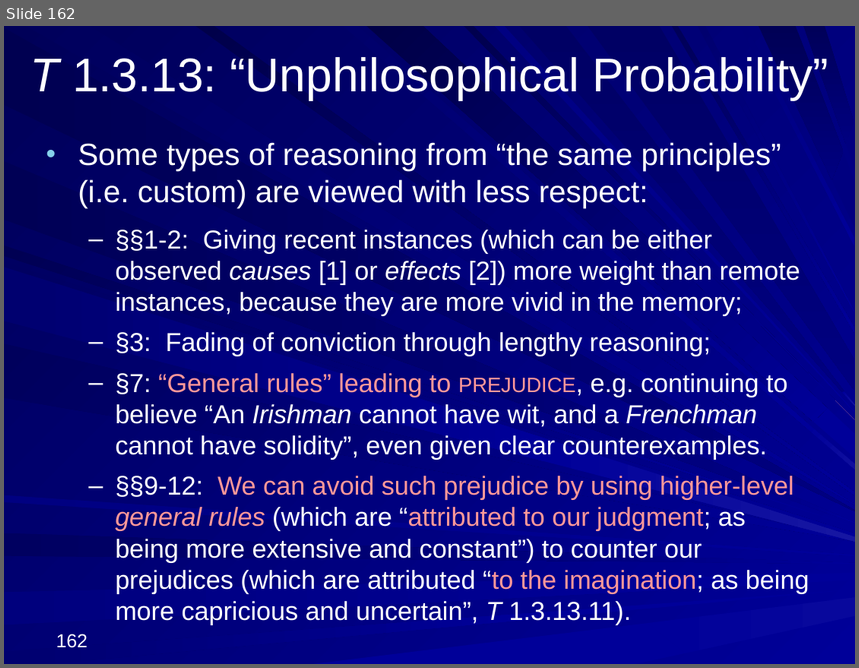
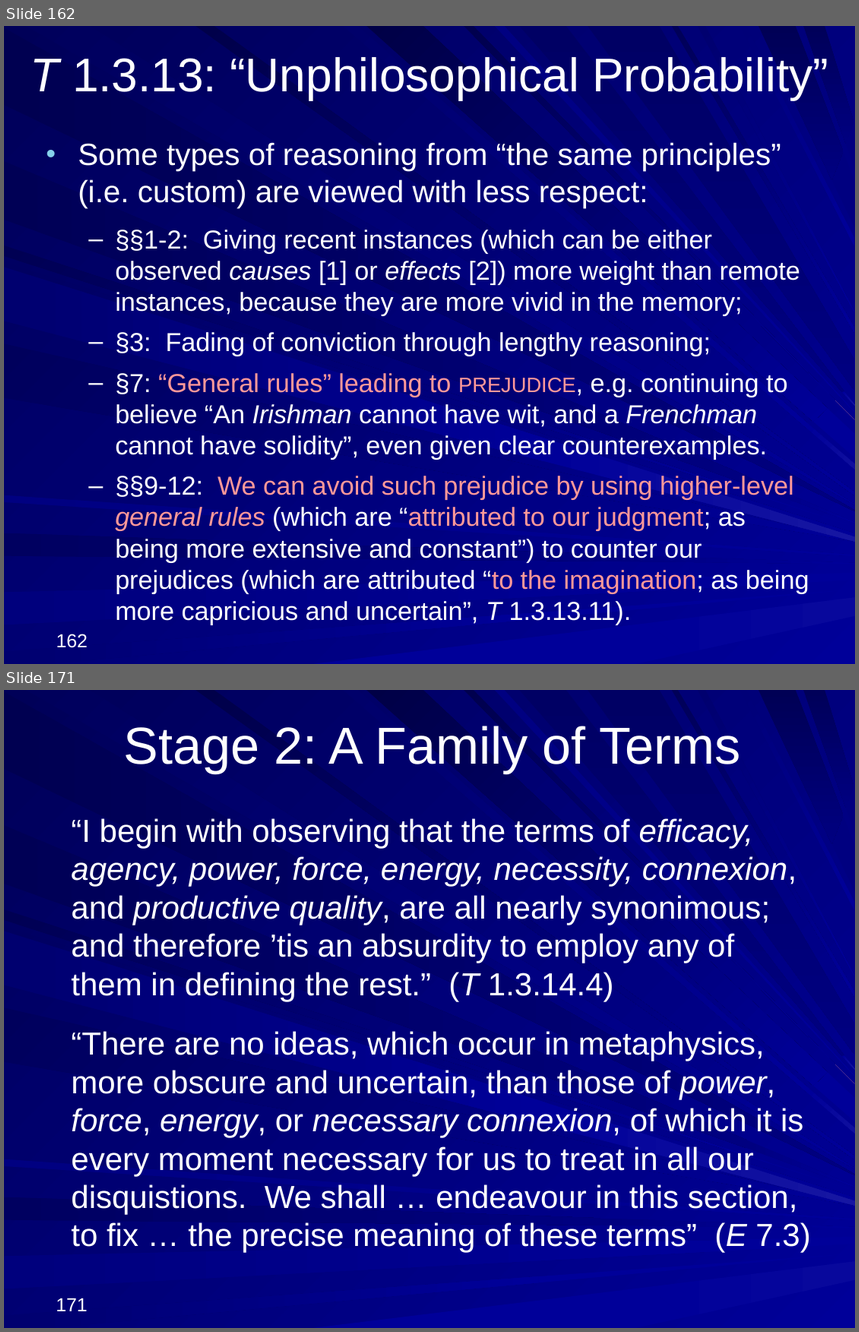
Before and after one commit to englishphilosophy/hume-texts-online, a slide deck: teaching/lectures/2024_Hume_MT_current.pptx. Shown one above the other, each under a label of ours: slide 162 before the commit, slides 162 and 171 after it; the slides between them are not shown. The pictures are 859x668 and 859x1332 pixels, drawn with LibreOffice and Linux fonts; fonts in the diff are those of the drawing. Boxes give left, top, right and bottom in pixels: in the first picture for what was removed or moved away, otherwise in the second. Text is boxed around its words. In the diff, an @@ line names an element or a change of style, - is before the commit and + after.

```diff
--- a/teaching/lectures/2024_Hume_MT_current.pptx
+++ b/teaching/lectures/2024_Hume_MT_current.pptx
@@ slide 171 added at [4,690,855,1328], background gradient #000078 to #000099; not listed: 37 template elements that a slide beside it also shows @@
@@ title added at [124,726,741,774], 44 pt, text #FFFFFF @@
+Stage 2: A Family of Terms
@@ text added at [71,818,810,1253], 27 pt, text #FFFFFF @@
+“I begin with observing that the terms of efficacy, agency, power, force, energy, necessity, connexion, and productive quality, are all nearly synonimous; and therefore ’tis an absurdity to employ any of them in defining the rest.” (T 1.3.14.4)
+“There are no ideas, which occur in metaphysics, more obscure and uncertain, than those of power, force, energy, or necessary connexion, of which it is every moment necessary for us to treat in all our disquistions. We shall … endeavour in this section, to fix … the precise meaning of these terms” (E 7.3)
@@ page number added at [56,1299,87,1312], 16 pt, text #FFFFFF @@
+171
```
Also in this commit, not shown: 47 other slides added, 2 other files.
